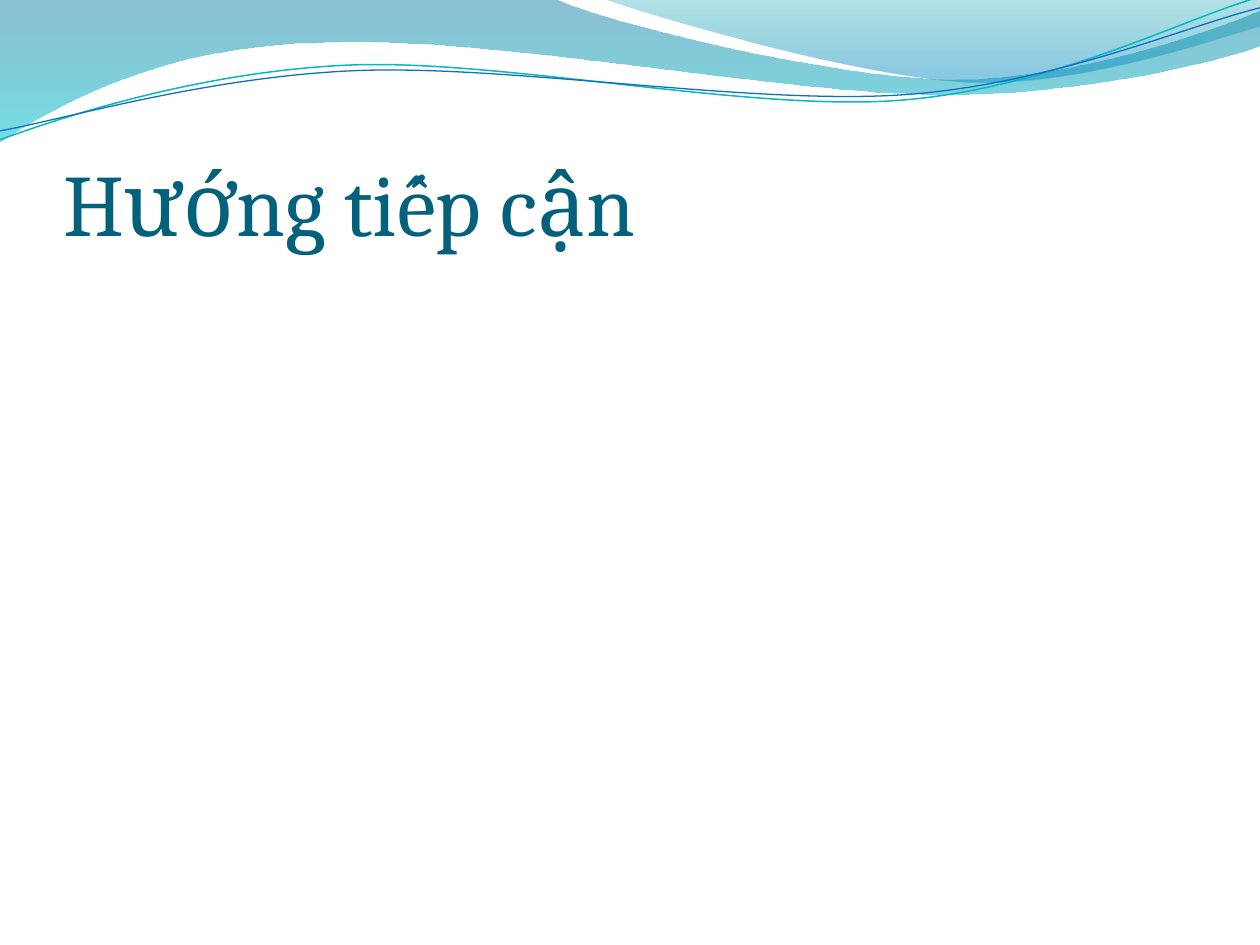
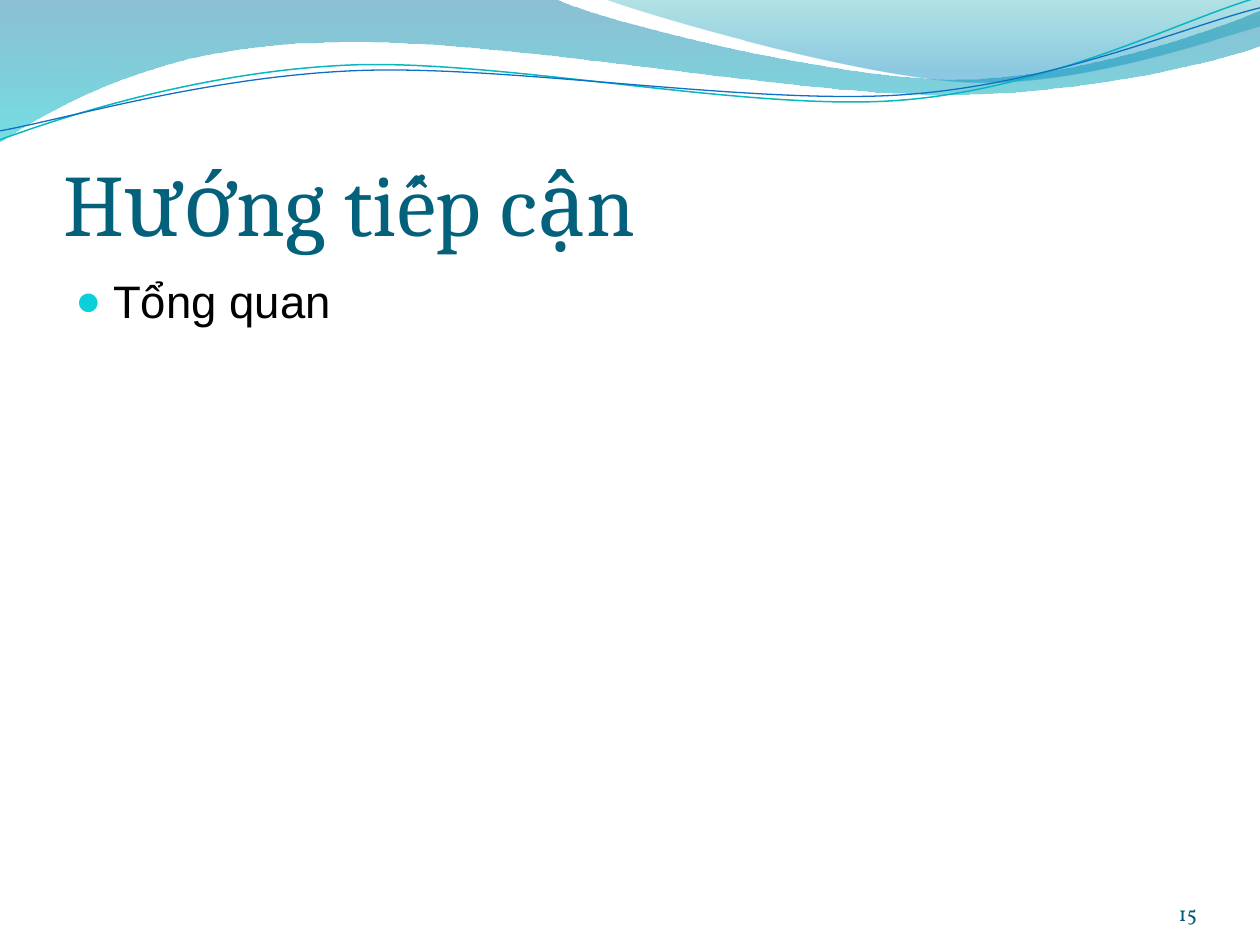
Before and after one commit to trianindiaputra/handgeometry, a slide deck: slide 15 of Documentation/presentation.pptx (slide 5 before the commit). Drawn at 1260x945 pixels with LibreOffice and Linux fonts; fonts in the diff are those of the drawing; background and template pictures are left out. Boxes give left, top, right and bottom in pixels: in the first picture for what was removed or moved away, otherwise in the second. Text is boxed around its words. In the diff, an @@ line names an element or a change of style, - is before the commit and + after.

```diff
--- a/Documentation/presentation.pptx
+++ b/Documentation/presentation.pptx
@@ text added at [113,282,331,327], 26 pt, text #000000 @@
+● Tổng quan
@@ page number added at [1179,909,1197,925], 12 pt, text #045D75 @@
+15
```
Also in this commit, not shown: 4 other slides changed, 13 slides added, 1 slide removed, 1 other file.
